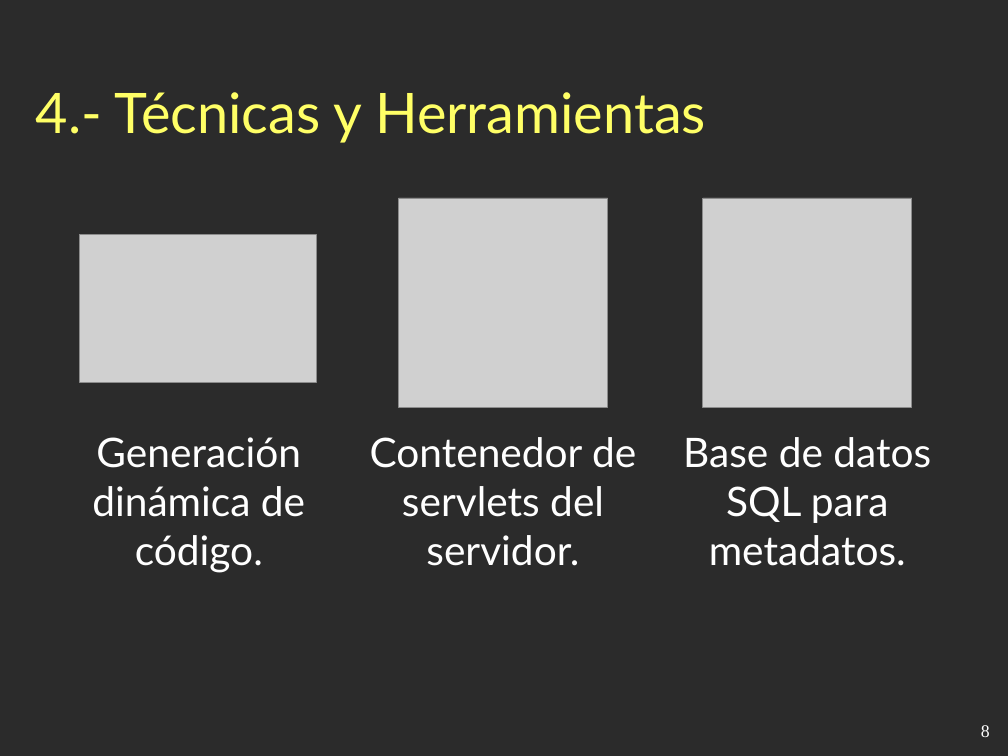
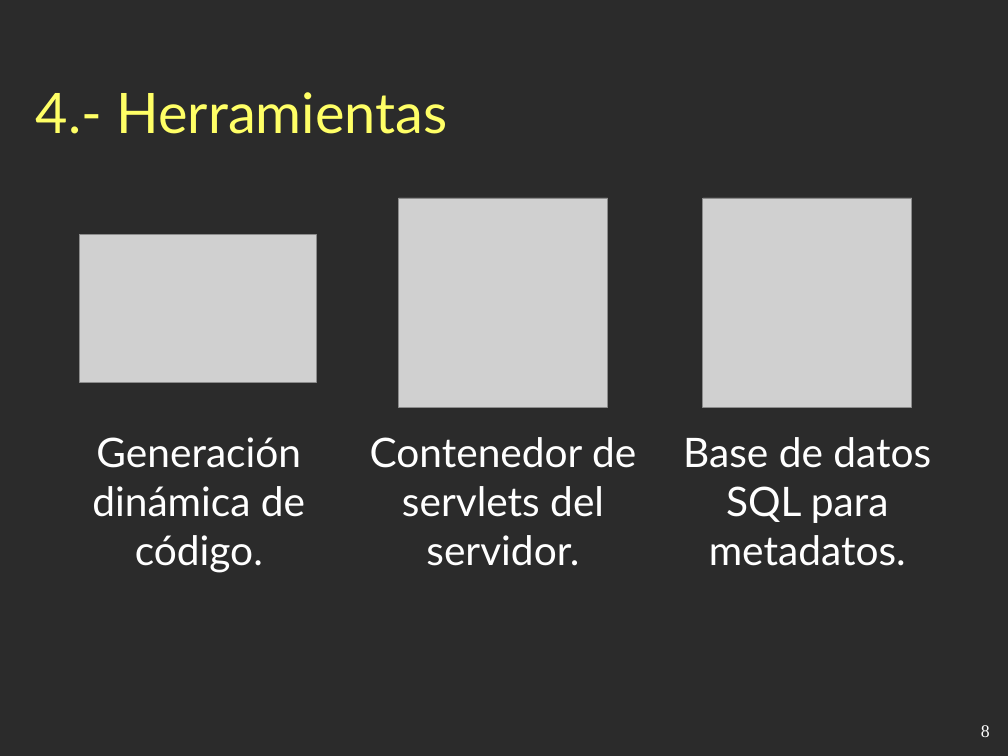
Before and after one commit to esbaixauli/proyecto-ii-ubu, a slide deck: slide 8 of trunk/Documentación/Presentación.odp. Drawn at 1008x756 pixels with LibreOffice and Linux fonts; fonts in the diff are those of the drawing; grey boxes stand for pictures; background and template pictures are left out; a plain dark background stands for a picture behind light text. Boxes give left, top, right and bottom in pixels: in the first picture for what was removed or moved away, otherwise in the second. Text is boxed around its words. In the diff, an @@ line names an element or a change of style, - is before the commit and + after.

```diff
--- a/trunk/Documentación/Presentación.odp
+++ b/trunk/Documentación/Presentación.odp
@@ title at box(36, 92, 448, 134): text changed @@
-4.- Técnicas y Herramientas
+4.- Herramientas
```
Also in this commit, not shown: 3 other slides changed.
